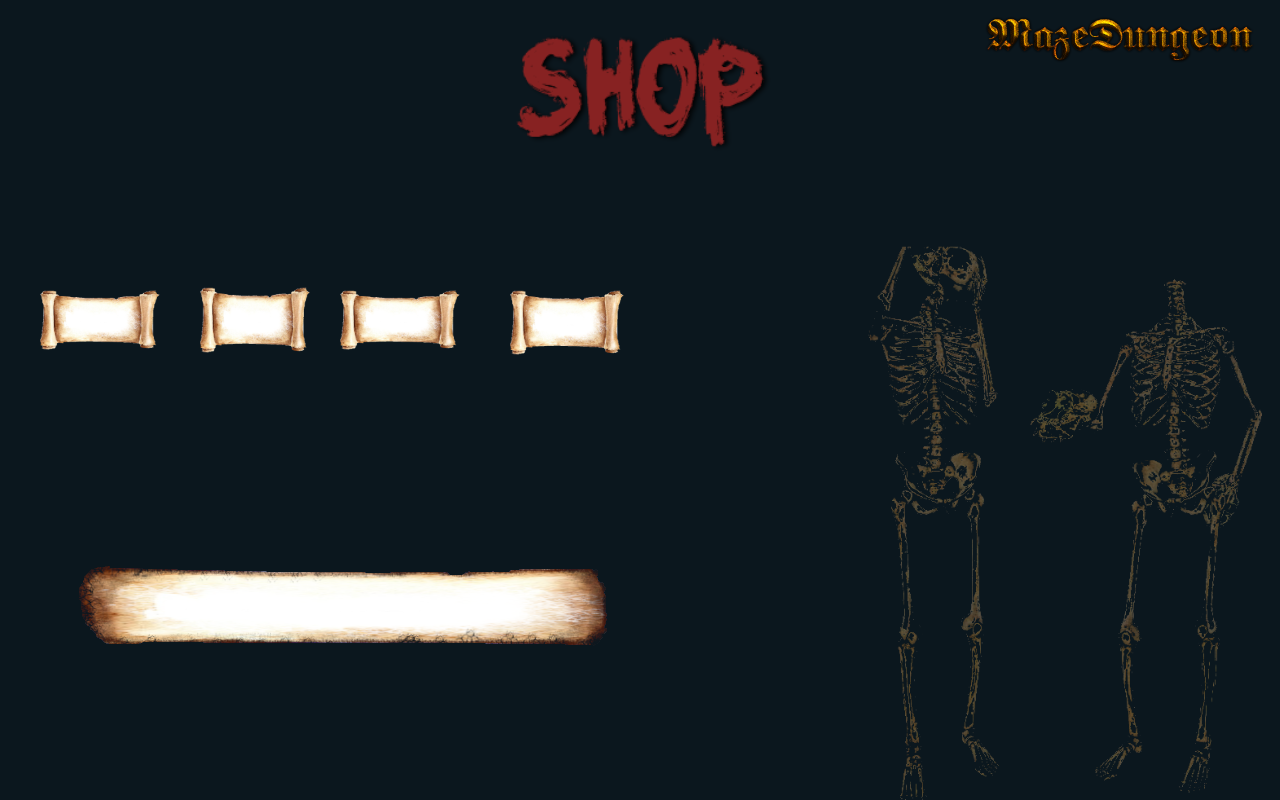
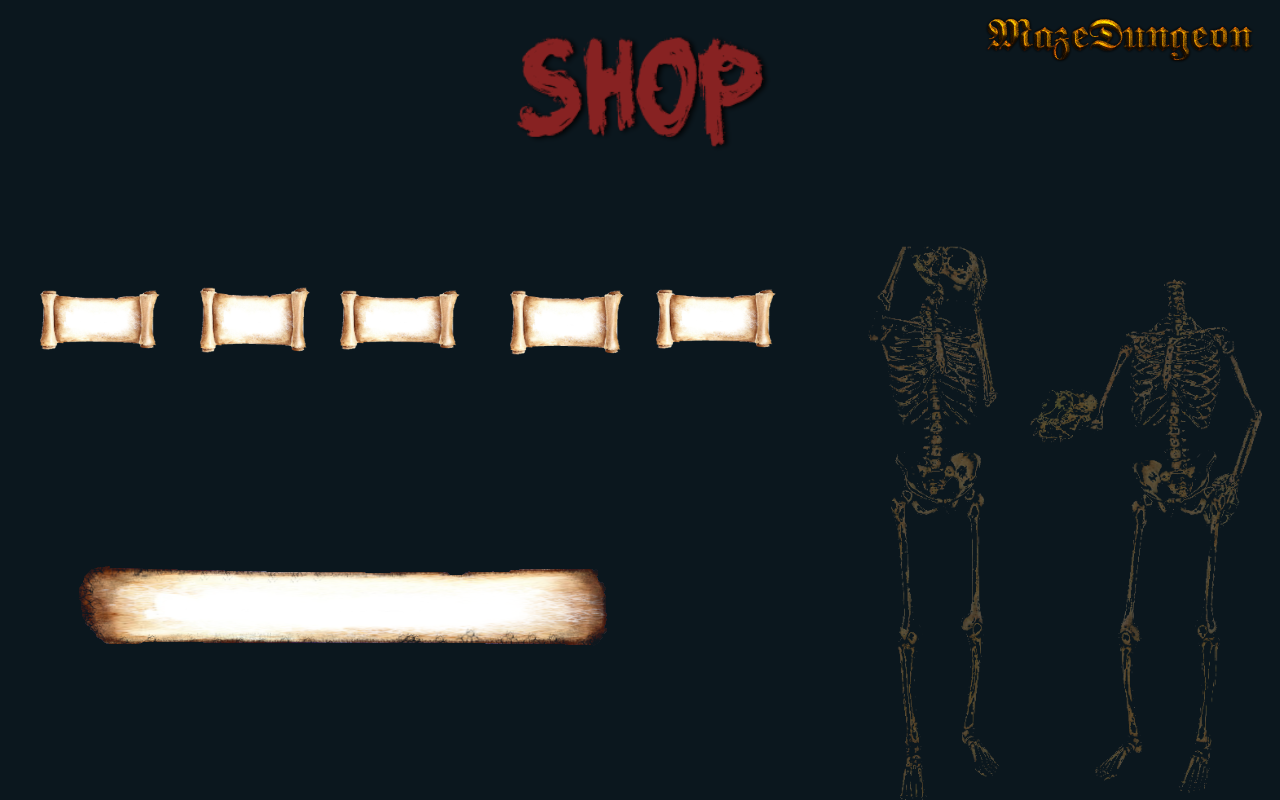
Comparing the layer stacks of the two 1280px x 800px images. Changes:
added layer "pergamena #4" above "pergamena #1" over [left=656, top=289, right=776, bottom=349]
